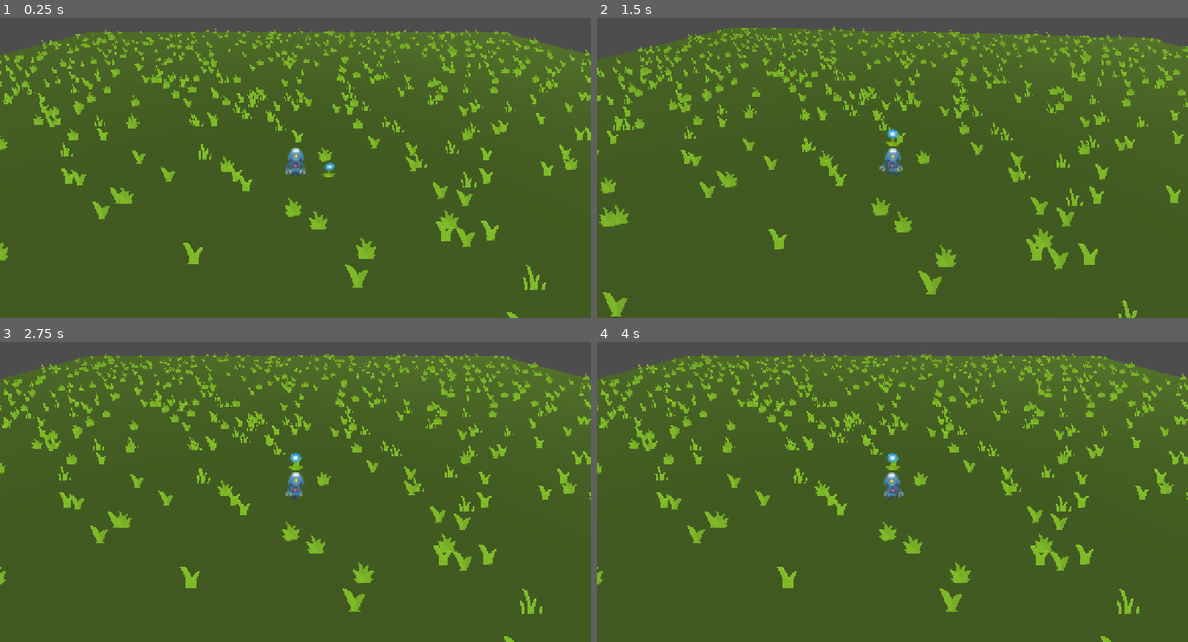
Above: before the commit, frames 1-4 (two rows, left to right).
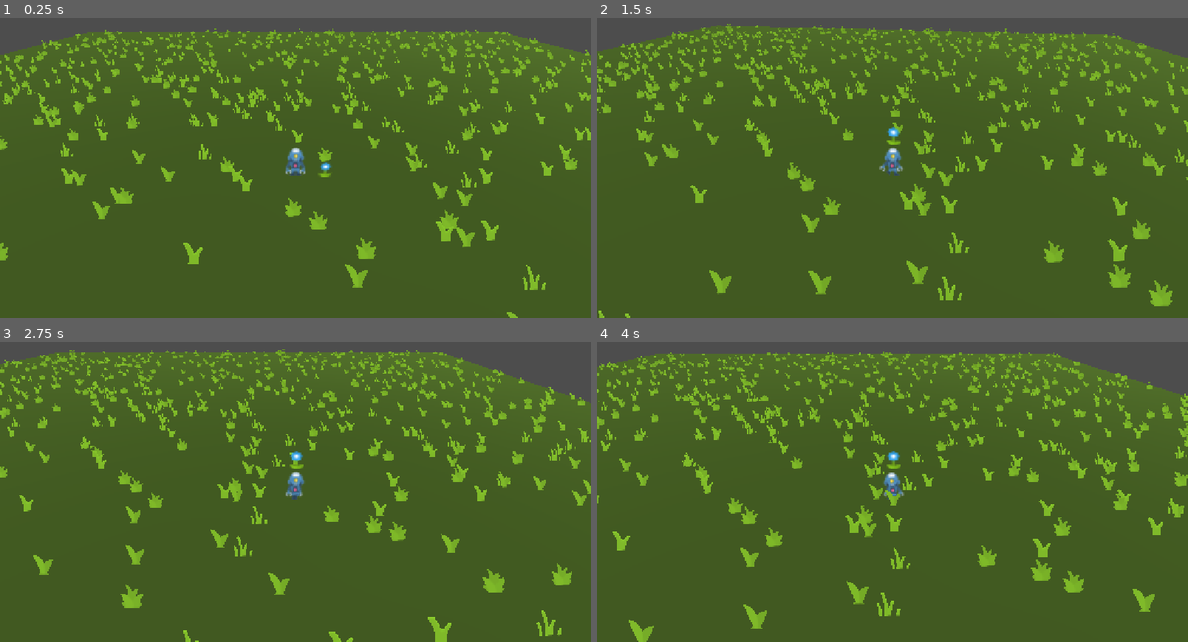
Above: after the commit, the same moments.

Repository: junethefool/acf2026_team5
Game: Godot game, scene res://scenes/root_scene.tscn
The game is run twice, just before and just after one commit, with the same random seed, the same clock (stepped at 60 frames per second) and the same inputs.
Inputs:
- Up to frame 1 (0.25 s): no input
- Up to frame 2 (1.5 s): tap Enter at 0.5 s; hold D (move_right) 0.53-1.28 s; hold F (pick_up) 0.53-1.28 s; hold S (move_backward) from 1.28 s (still down); tap Q (cam_left) at 1.35 s
- Up to frame 3 (2.75 s): tap F (pick_up) at 1.55 s; release S (move_backward) at 2.03 s; hold D (move_right) from 2.03 s (still down); hold F (pick_up) from 2.03 s (still down); tap E (cam_right) at 2.1 s
- Up to frame 4 (4 s): release D (move_right) at 2.78 s; release F (pick_up) at 2.78 s; hold W (move_forward) 2.78-3.53 s; tap F (pick_up) at 2.85 s; hold A (move_left) from 3.53 s (still down); hold F (pick_up) from 3.53 s (still down)

The runs differ from the first frame. In frame 1, less than 0.1% of the frame differs, in the area x 53-57%, y 48-54%; in frame 2, 15%; in frame 3, 16%, in the area x 0-100%, y 2-100%; in frame 4, 16%.

Commit message:
pick up. place down, do whatever you like

Diff:
--- a/scenes/_test_map.tscn
+++ b/scenes/_test_map.tscn
@@ -89,6 +89,7 @@
 mesh = SubResource("GrassQuad_021")
 
 [sub_resource type="BoxShape3D" id="BoxShape3D_yh4bu"]
+size = Vector3(0.2536621, 0.4482422, 0.12207031)
 
 [node name="TestMap" type="Node3D" unique_id=1183922978]
 
@@ -121,12 +122,14 @@
 multimesh = SubResource("MultiMesh_021")
 
 [node name="AnimatableBody3D" type="AnimatableBody3D" parent="." unique_id=792436011]
-transform = Transform3D(1, 0, 0, 0, 1, 0, 0, 0, 1, 1.0636985, 0.31593657, 0)
+transform = Transform3D(1, 0, 0, 0, 1, 0, 0, 0, 1, 0.9135256, 0.0103832185, 0)
 sync_to_physics = false
 script = ExtResource("7_s0ejd")
 
 [node name="Sprite3D" type="Sprite3D" parent="AnimatableBody3D" unique_id=640682332]
+transform = Transform3D(1, 0, 0, 0, 1, 0, 0, 0, 1, 0.026993394, 0.30555335, 0)
 texture = ExtResource("8_i1bym")
 
 [node name="CollisionShape3D" type="CollisionShape3D" parent="AnimatableBody3D" unique_id=1914504963]
+transform = Transform3D(1, 0, 0, 0, 1, 0, 0, 0, 1, 0, 0.3110461, 0)
 shape = SubResource("BoxShape3D_yh4bu")
--- a/scripts/player_controller_new.gd
+++ b/scripts/player_controller_new.gd
@@ -33,10 +33,13 @@
 
 	var input_dir := Input.get_vector("move_left", "move_right", "move_forward", "move_backward")
 	var direction := Vector3(input_dir.x, 0.0, input_dir.y).rotated(Vector3.UP, _camera_yaw)
-	last_direction = direction
+
 
 	match state:
 		neutral:
+			var check_vector = Vector3(input_dir.x, 0.0, input_dir.y)
+			if check_vector.length() > 0.5:
+				last_direction = Vector3(input_dir.x, 0.0, input_dir.y)
 
 			if not is_on_floor():
 				velocity.y += get_gravity().y * delta
@@ -54,17 +57,63 @@
 				pick_up_target = object_list[0]
 			else:
 				pick_up_target = null
-			if Input.is_action_pressed("pick_up") and pick_up_target != null:
+			if Input.is_action_just_pressed("pick_up") and pick_up_target != null:
+				current_pick_up = pick_up_target
+				for child in current_pick_up.get_children():
+					if child is CollisionShape3D:
+						child.disabled = true
+				await get_tree().physics_frame
+				await get_tree().physics_frame
 				state = pick_up
-				current_pick_up = pick_up_target
 		pick_up:
-			current_pick_up.global_position = current_pick_up.global_position.lerp(self.global_position,6*delta)
+			current_pick_up.global_position = current_pick_up.global_position.lerp(self.global_position,9*delta)
 			var height_vector: Vector3 = self.global_position - current_pick_up.global_position
 			height_vector.x = current_pick_up.global_position.x
 			height_vector.z = current_pick_up.global_position.z
-			height_vector.y = movement_speed * 0.4
+			height_vector.y = movement_speed * 0.35
 			current_pick_up.global_position = current_pick_up.global_position.lerp(height_vector,15*delta)
 
+			if abs(global_position.y - current_pick_up.global_position.y) > movement_speed * 0.25- 0.1 and global_position.distance_to(current_pick_up.global_position) <  movement_speed * 0.25 + 1.5:
+				state = hold
+
+
+		hold:
+			var check_vector = Vector3(input_dir.x, 0.0, input_dir.y)
+			if check_vector.length() > 0.5:
+				last_direction = Vector3(input_dir.x, 0.0, input_dir.y)
+
+			if not is_on_floor():
+				velocity.y += get_gravity().y * delta
+
+			velocity.x = direction.x * movement_speed
+			velocity.z = direction.z * movement_speed
+			move_and_slide()
+
+			current_pick_up.global_position = global_position
+			current_pick_up.global_position.y += movement_speed * 0.25
+
+			if Input.is_action_just_pressed("pick_up"):
+				state = place_down
+
+		place_down:
+			var move_vector: Vector3 = Vector3.ZERO
+			move_vector.x = last_direction.x*2 + global_position.x
+			move_vector.z = last_direction.z*2 + global_position.z
+			move_vector.y = current_pick_up.global_position.y
+			current_pick_up.global_position = current_pick_up.global_position.lerp(move_vector,5*delta)
+			var height_vector: Vector3 = Vector3.ZERO
+			height_vector.x = current_pick_up.global_position.x
+			height_vector.z = current_pick_up.global_position.z
+			height_vector.y = 0
+			current_pick_up.global_position = current_pick_up.global_position.lerp(height_vector,9*delta)
+
+			if abs(0 - current_pick_up.global_position.y) < 0.1:
+				current_pick_up.global_position.y = 0
+				state = neutral
+				for child in current_pick_up.get_children():
+					if child is CollisionShape3D:
+						child.disabled = false
+				current_pick_up = null
 
 	# --- Animation ---
 	if animated_sprite:
